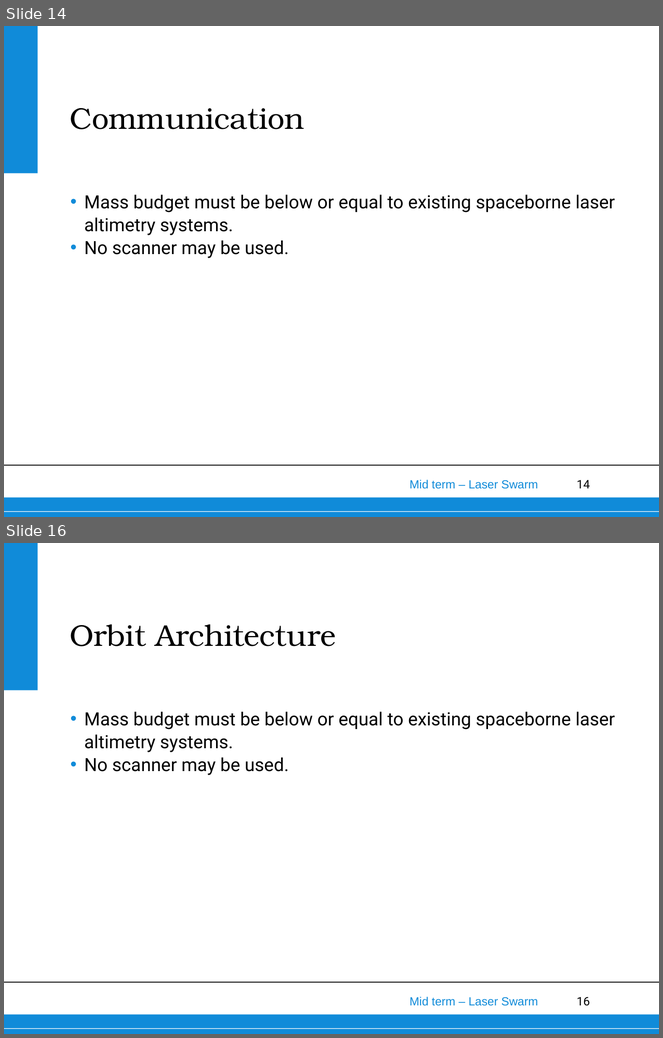
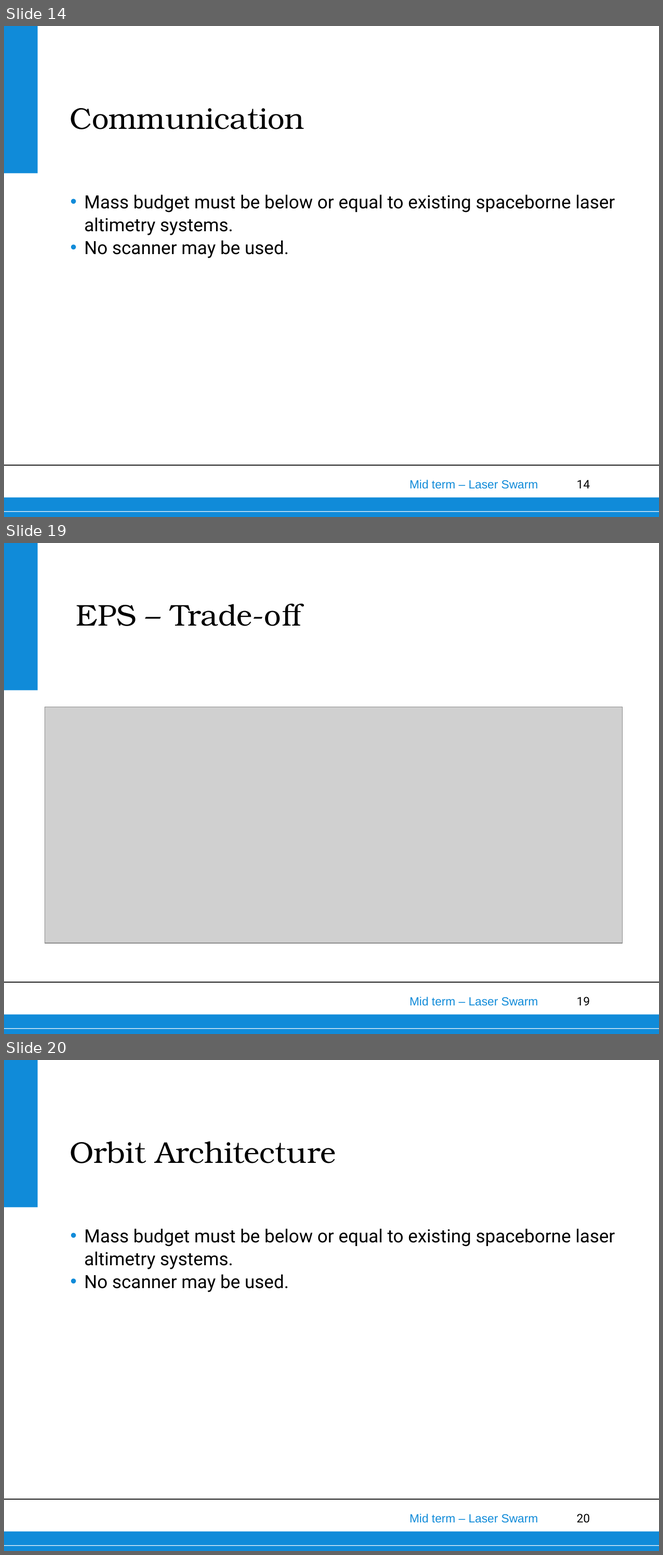
Before and after one commit to thewisenerd/laser-swarm, a slide deck: midTermPresentation/MidTermPresentation.ppt. Shown one above the other, each under a label of ours: slides 14 and 16 before the commit, slides 14, 19 and 20 after it; the slides between them are not shown. The pictures are 663x1038 and 663x1555 pixels, drawn with LibreOffice and Linux fonts; fonts in the diff are those of the drawing; grey boxes stand for pictures; background and template pictures are left out. Boxes give left, top, right and bottom in pixels: in the first picture for what was removed or moved away, otherwise in the second. Text is boxed around its words. In the diff, an @@ line names an element or a change of style, - is before the commit and + after.

```diff
--- a/midTermPresentation/MidTermPresentation.ppt
+++ b/midTermPresentation/MidTermPresentation.ppt
@@ slide 19 added at box(4, 543, 659, 1034), background #FFFFFF; not listed: 6 template elements that a slide beside it also shows @@
@@ title added at box(76, 603, 302, 626), 33 pt, text #000000 @@
+EPS – Trade-off
@@ picture added at box(45, 707, 623, 944) @@
@@ what was slide 16 is now slide 20 @@
@@ page number at box(577, 1514, 591, 1523): text changed @@
-16
+20
```
Also in this commit, not shown: 4 other slides added, 1 slide removed, 7 other files.
